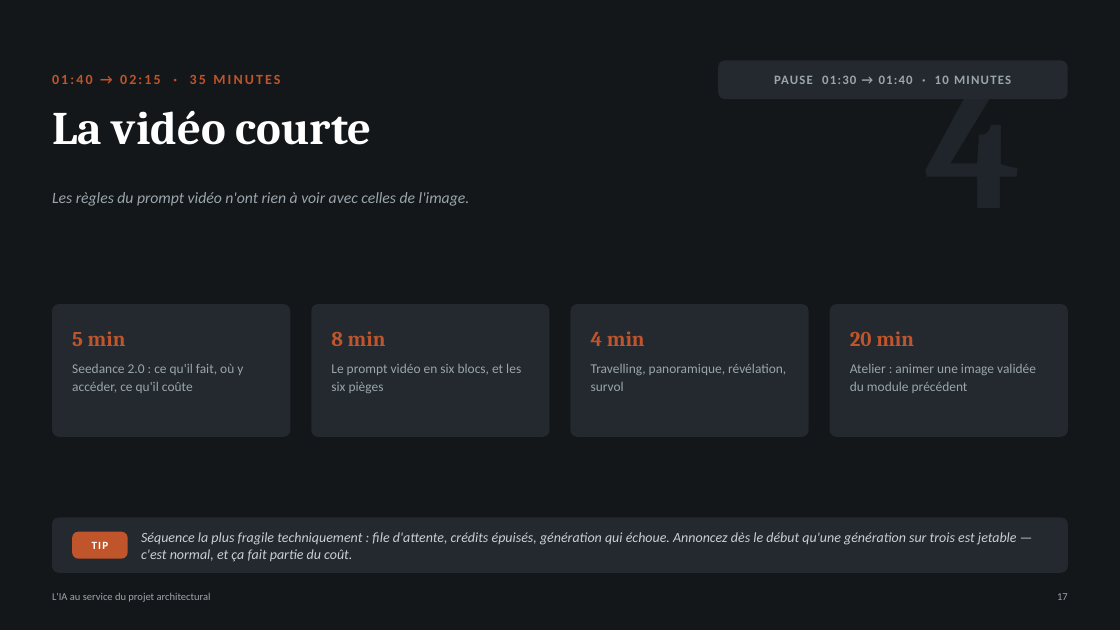
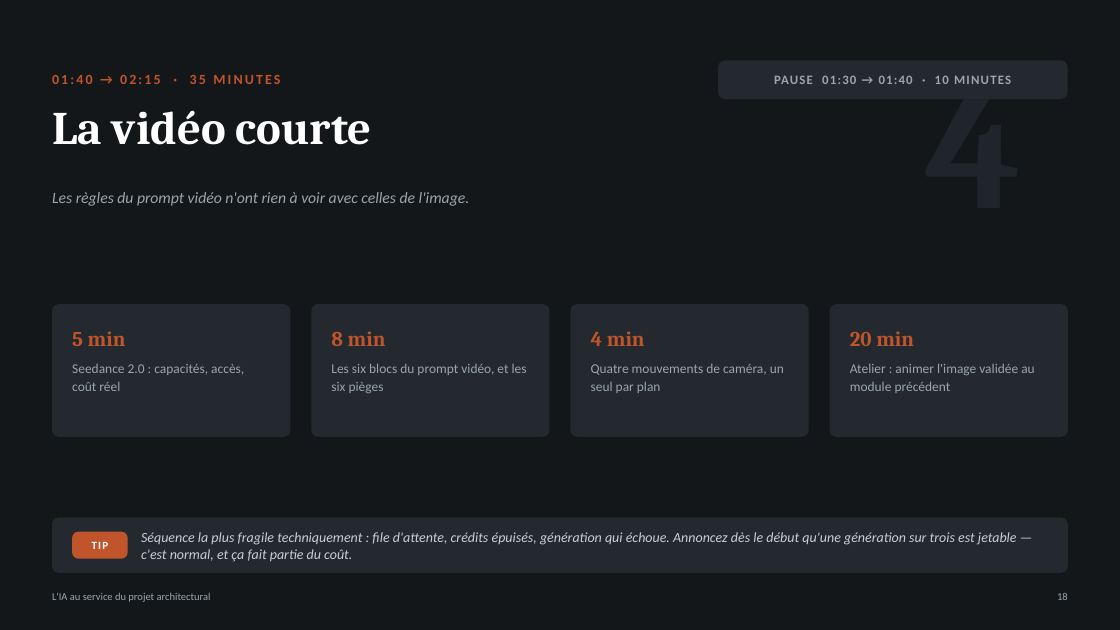
Before and after one commit to ancaagency/page-de-vente-Alba, a slide deck: slide 18 of formation-ia-architectes/formation-ia-architectes.pptx (slide 17 before the commit). Drawn at 1120x630 pixels with LibreOffice and Linux fonts; fonts in the diff are those of the drawing. Boxes give left, top, right and bottom in pixels: in the first picture for what was removed or moved away, otherwise in the second. Text is boxed around its words. In the diff, an @@ line names an element or a change of style, - is before the commit and + after.

```diff
--- a/formation-ia-architectes/formation-ia-architectes.pptx
+++ b/formation-ia-architectes/formation-ia-architectes.pptx
@@ text at (72, 364, 244, 391): text changed @@
-Seedance 2.0 : ce qu'il fait, où y accéder, ce qu'il coûte
+Seedance 2.0 : capacités, accès, coût réel
@@ text at (331, 363, 527, 393): text changed @@
-Le prompt vidéo en six blocs, et les six pièges
+Les six blocs du prompt vidéo, et les six pièges
@@ text at (591, 364, 784, 393): text changed @@
-Travelling, panoramique, révélation, survol
+Quatre mouvements de caméra, un seul par plan
@@ text at (850, 363, 1034, 393): text changed @@
-Atelier : animer une image validée du module précédent
+Atelier : animer l'image validée au module précédent
@@ text at (1057, 593, 1068, 600): text changed @@
-17
+18
```
Also in this commit, not shown: 25 other slides changed, 1 slide added, 3 other files.
